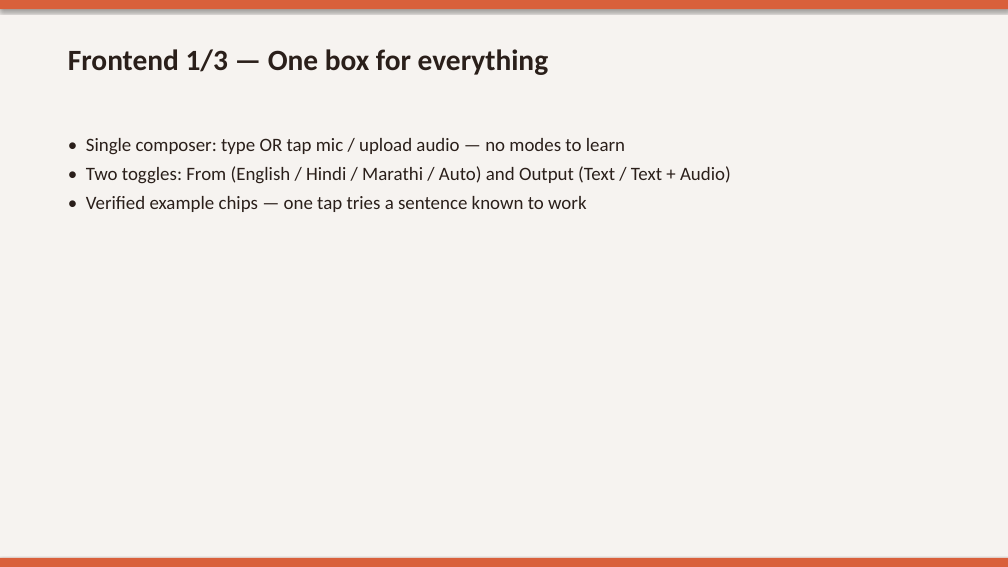
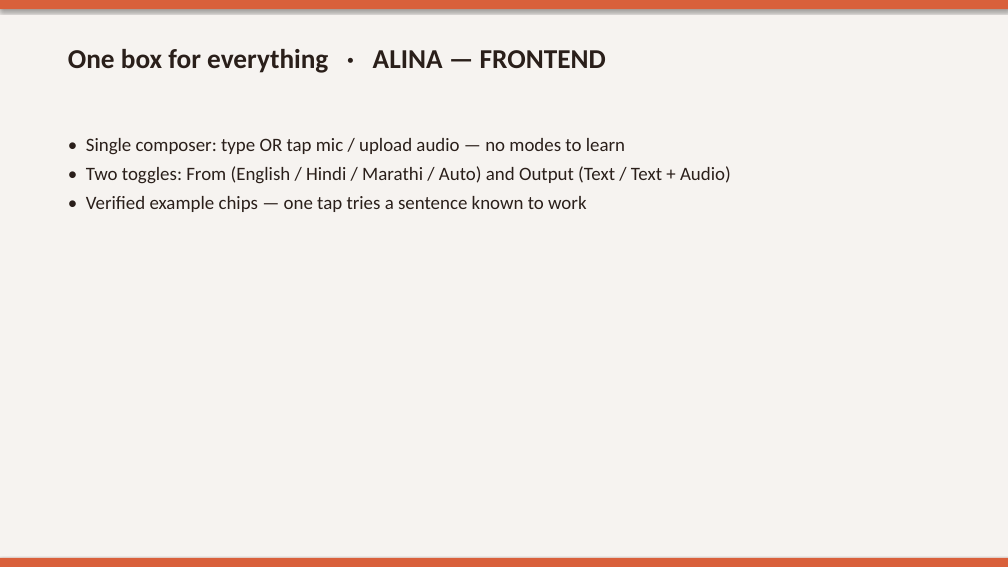
Before and after one commit to sumaiyaaa08/WARLI_TRANSLATOR, a slide deck: slide 3 of report/Warli_Vaani_Presentation.pptx. Drawn at 1008x567 pixels with LibreOffice and Linux fonts; fonts in the diff are those of the drawing. Boxes give left, top, right and bottom in pixels: in the first picture for what was removed or moved away, otherwise in the second. Text is boxed around its words. In the diff, an @@ line names an element or a change of style, - is before the commit and + after.

```diff
--- a/report/Warli_Vaani_Presentation.pptx
+++ b/report/Warli_Vaani_Presentation.pptx
@@ text at <box>68,49,606,73</box>: text changed; size 28 to 26 pt @@
-Frontend 1/3 — One box for everything
+One box for everything · ALINA — FRONTEND
```
Also in this commit, not shown: 13 other slides changed, 2 slides added, 2 slides removed.
